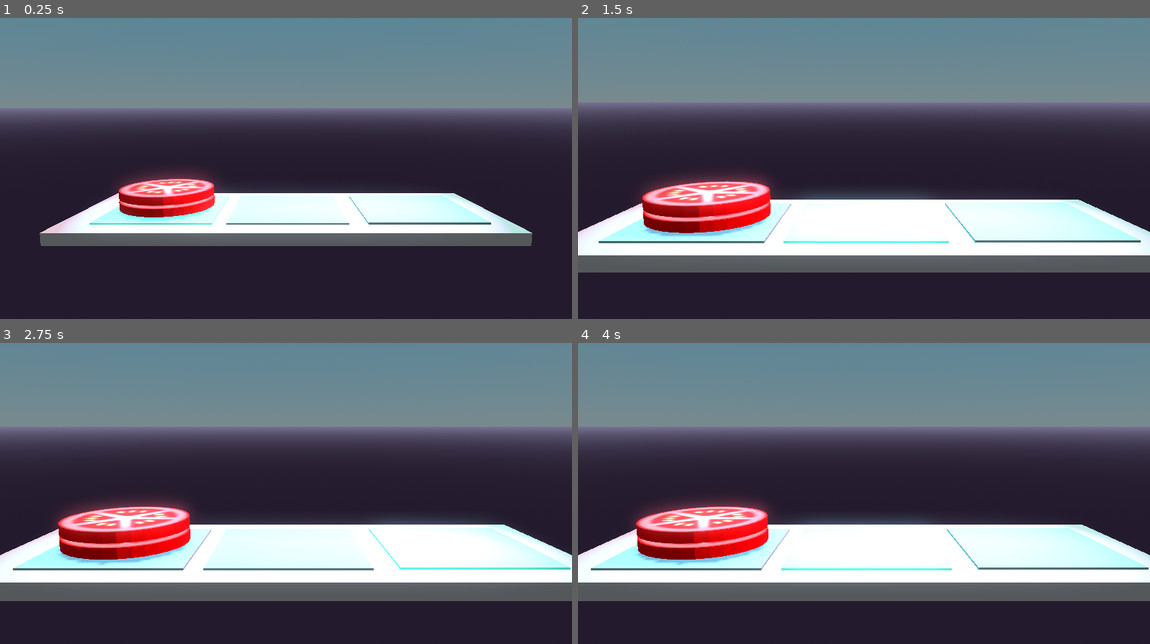
Above: before the commit, frames 1-4 (two rows, left to right).
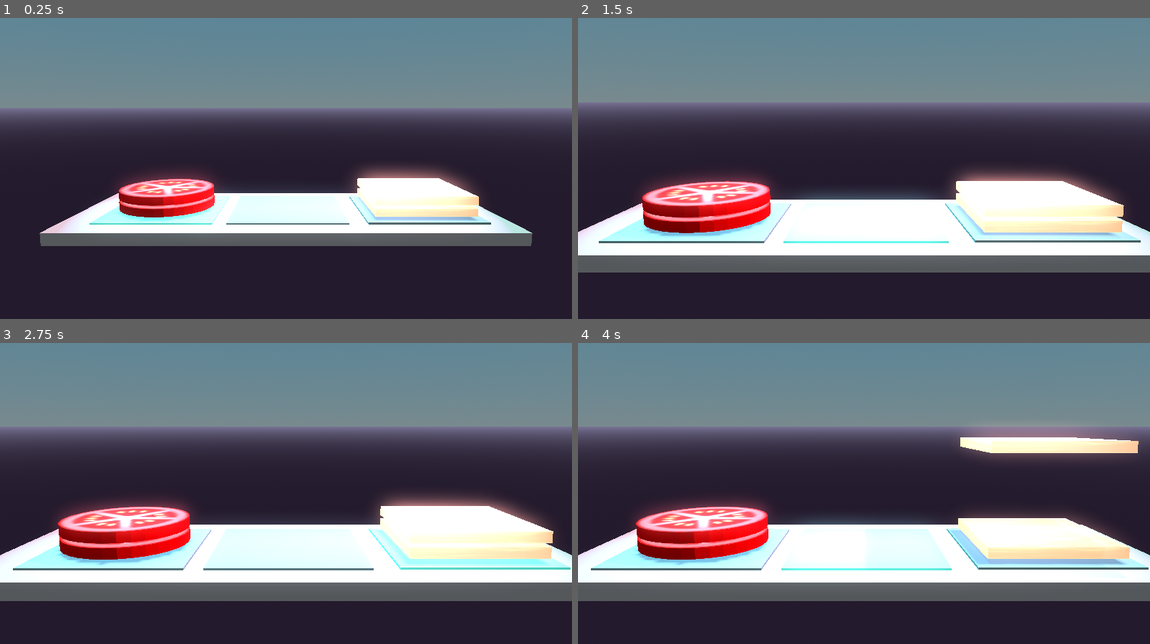
Above: after the commit, the same moments.

Repository: kalgynirae/ld53
Game: Godot game, scene res://scenes/game.tscn
Two runs of this game, one before a commit and one after it. Both use one fixed random seed, a clock stepped at 60 frames per second and the inputs below.
Inputs:
- Up to frame 1 (0.25 s): no input
- Up to frame 2 (1.5 s): hold Right (ui_right) 0.53-1.28 s; hold Down (ui_down) from 1.28 s (still down)
- Up to frame 3 (2.75 s): release Down (ui_down) at 2.03 s; hold Right (ui_right) from 2.03 s (still down)
- Up to frame 4 (4 s): tap Enter at 2.75 s; release Right (ui_right) at 2.78 s; hold Up (ui_up) 2.78-3.53 s; tap Space at 3.5 s; hold Left (ui_left) from 3.53 s (still down)

The runs differ from the first frame. In frame 1, 3.1% of the frame differs, in the area x 61-84%, y 49-68%; in frame 2, 5.2%; in frame 3, 5.5%; in frame 4, 7.0%, in the area x 50-98%, y 28-75%.

Commit message:
Add bread

Diff:
--- /dev/null
+++ b/scenes/bread.tscn
@@ -0,0 +1,27 @@
+[gd_scene load_steps=5 format=3 uid="uid://c8rnw76sbp20h"]
+
+[sub_resource type="BoxMesh" id="BoxMesh_rcno6"]
+size = Vector3(0.6, 0.05, 0.6)
+
+[sub_resource type="FastNoiseLite" id="FastNoiseLite_la5rx"]
+
+[sub_resource type="NoiseTexture2D" id="NoiseTexture2D_oork4"]
+width = 256
+height = 256
+as_normal_map = true
+bump_strength = 7.7
+noise = SubResource("FastNoiseLite_la5rx")
+
+[sub_resource type="StandardMaterial3D" id="StandardMaterial3D_di22l"]
+albedo_color = Color(0.690196, 0.462745, 0.337255, 1)
+normal_enabled = true
+normal_scale = 2.0
+normal_texture = SubResource("NoiseTexture2D_oork4")
+rim_enabled = true
+rim = 0.31
+
+[node name="Bread" type="Node3D"]
+
+[node name="MeshInstance3D" type="MeshInstance3D" parent="."]
+mesh = SubResource("BoxMesh_rcno6")
+surface_material_override/0 = SubResource("StandardMaterial3D_di22l")
--- a/scenes/table.tscn
+++ b/scenes/table.tscn
@@ -1,8 +1,9 @@
-[gd_scene load_steps=5 format=3 uid="uid://col3crggpuwgb"]
+[gd_scene load_steps=6 format=3 uid="uid://col3crggpuwgb"]
 
 [ext_resource type="Material" uid="uid://dufqddil7ytrg" path="res://materials/table.tres" id="1_ejml7"]
-[ext_resource type="PackedScene" path="res://scenes/stack.tscn" id="3_3g6mi"]
+[ext_resource type="PackedScene" uid="uid://4hcs237uedlr" path="res://scenes/stack.tscn" id="3_3g6mi"]
 [ext_resource type="PackedScene" uid="uid://qr4r8ng68urf" path="res://scenes/tomato.tscn" id="3_o6sgp"]
+[ext_resource type="PackedScene" uid="uid://c8rnw76sbp20h" path="res://scenes/bread.tscn" id="4_4abe6"]
 
 [sub_resource type="BoxMesh" id="BoxMesh_73f7q"]
 
@@ -30,3 +31,9 @@
 [node name="Stack3" parent="." instance=ExtResource("3_3g6mi")]
 unique_name_in_owner = true
 transform = Transform3D(1, 0, 0, 0, 1, 0, 0, 0, 1, 0.825862, 0.0433771, 0)
+
+[node name="Bread" parent="Stack3" instance=ExtResource("4_4abe6")]
+transform = Transform3D(1, 0, 0, 0, 1, 0, 0, 0, 1, 0, 0.156686, 0)
+
+[node name="Bread2" parent="Stack3" instance=ExtResource("4_4abe6")]
+transform = Transform3D(1, 0, 0, 0, 1, 0, 0, 0, 1, 0, 0.327299, 0)
